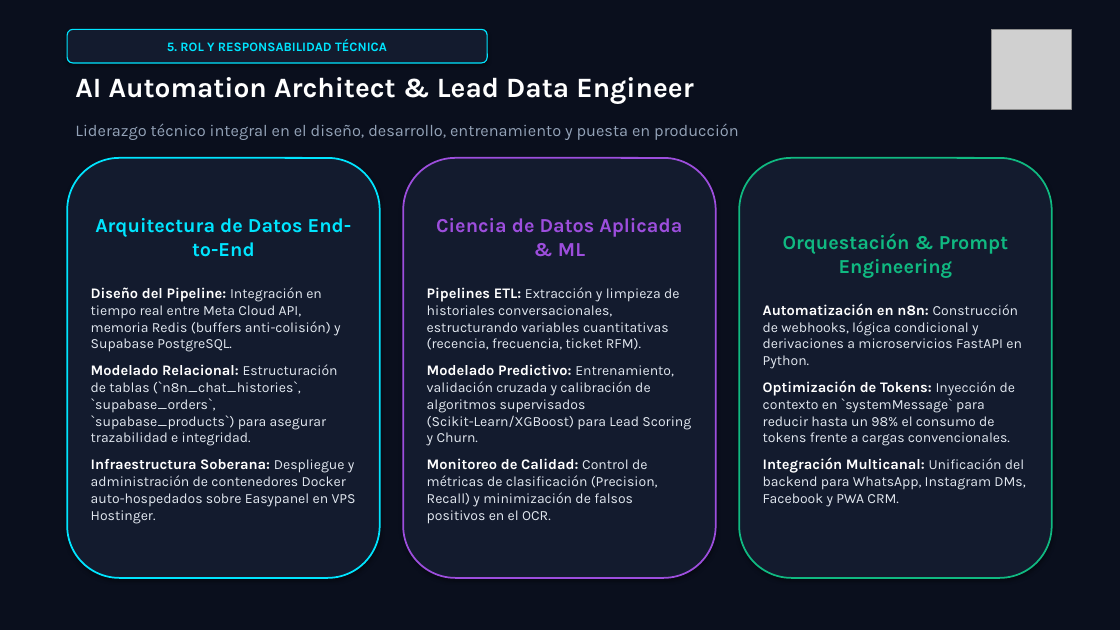
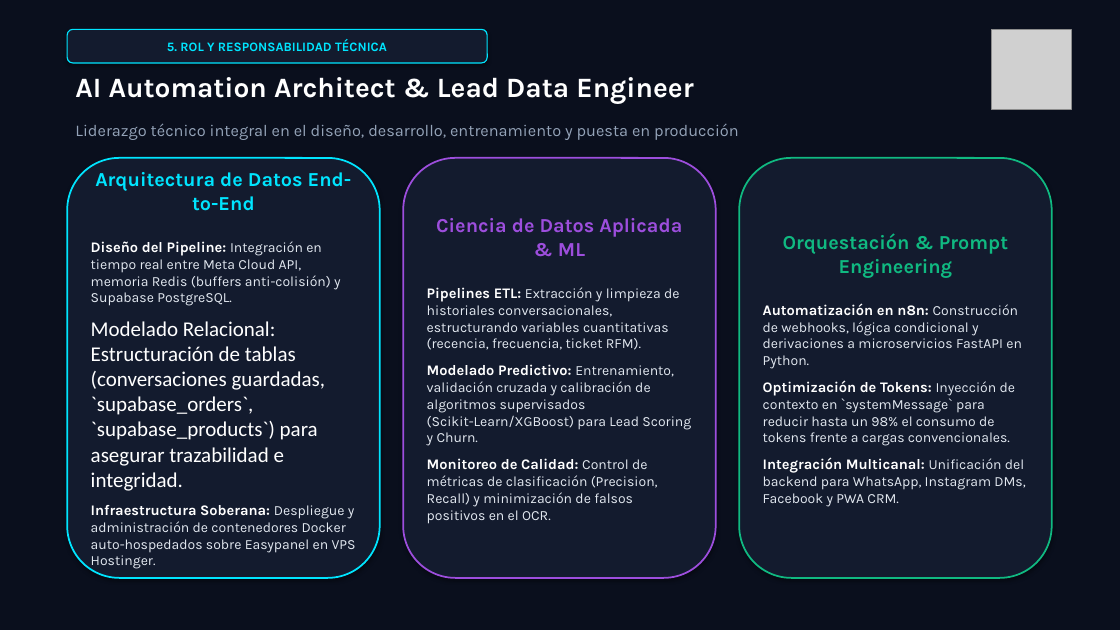
Before and after one commit to Nikovaz/tpi-crocscale-ia-presentacion, a slide deck: slide 6 of presentacion_crocscale_ia.pptx. Drawn at 1120x630 pixels with LibreOffice and Linux fonts; fonts in the diff are those of the drawing; grey boxes stand for pictures. Boxes give left, top, right and bottom in pixels: in the first picture for what was removed or moved away, otherwise in the second. Text is boxed around its words. In the diff, an @@ line names an element or a change of style, - is before the commit and + after.

Commit message:
fix: ajustar textos de propuesta, confirmacion de pedidos, tablas de datos y roadmap

```diff
--- a/presentacion_crocscale_ia.pptx
+++ b/presentacion_crocscale_ia.pptx
@@ text in rounded rectangle at (x1=91, y1=321, x2=326, y2=491): text changed; size 12 to 18 pt; font Karla to Calibri; text colour #E2E8F0 to #FFFFFF @@
-Modelado Relacional: Estructuración de tablas (`n8n_chat_histories`, `supabase_orders`, `supabase_products`) para asegurar trazabilidad e integridad.
+Modelado Relacional: Estructuración de tablas (conversaciones guardadas, `supabase_orders`, `supabase_products`) para asegurar trazabilidad e integridad.
```
Also in this commit, not shown: 4 other slides changed, 3 other files.
